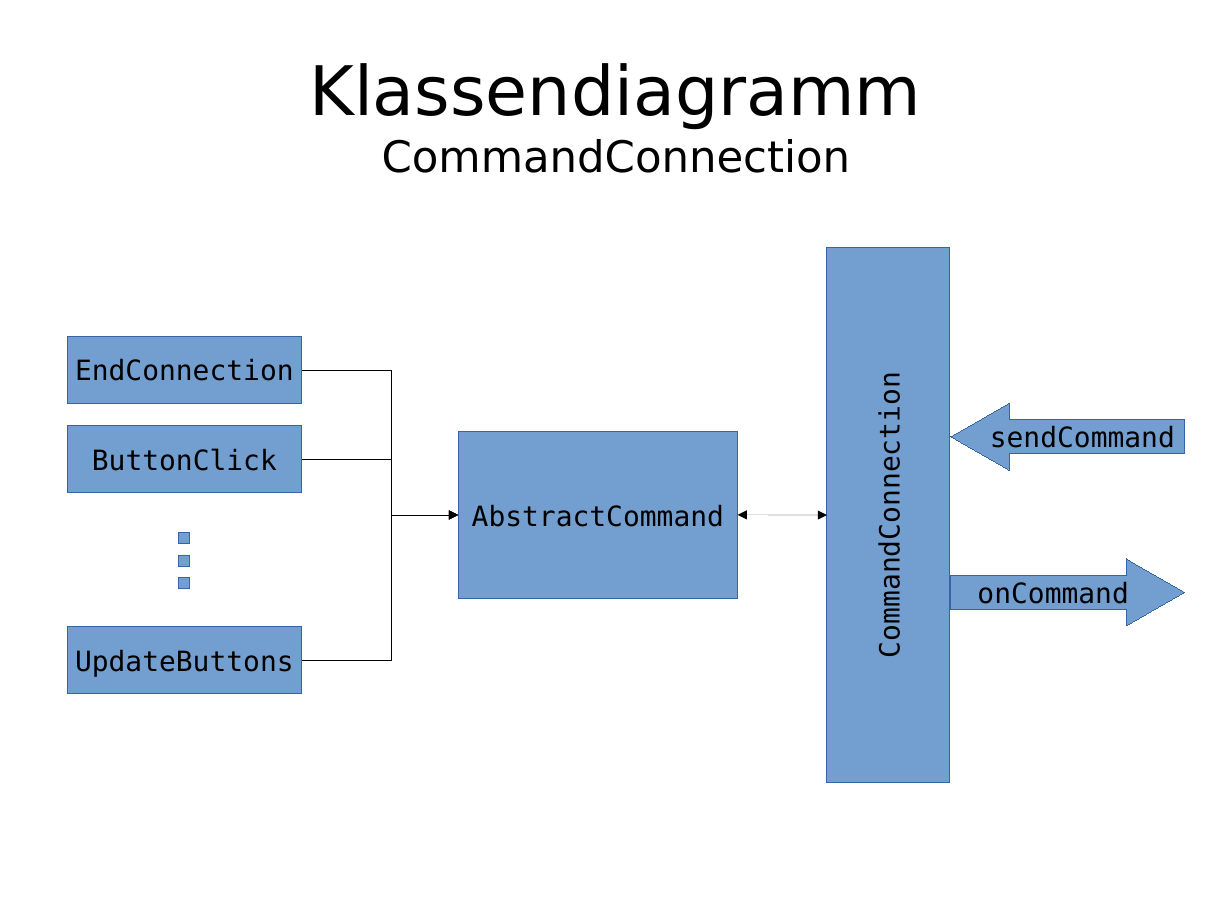
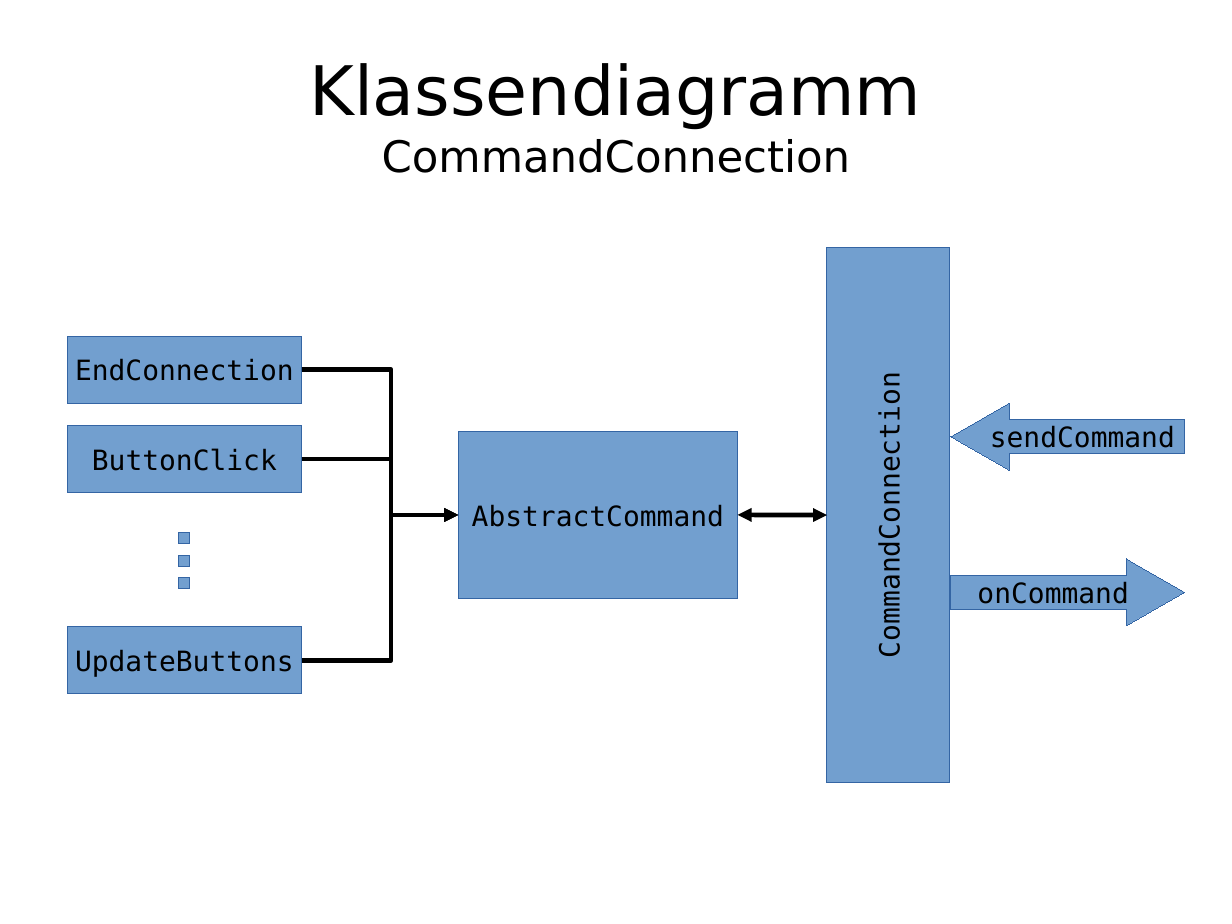
Before and after one commit to enra64/psychic-giggle, a slide deck: slide 14 of zwischenstand anfang dezember.odp (slide 13 before the commit). Drawn at 1232x924 pixels with LibreOffice and Linux fonts; fonts in the diff are those of the drawing. Boxes give left, top, right and bottom in pixels: in the first picture for what was removed or moved away, otherwise in the second. Text is boxed around its words. In the diff, an @@ line names an element or a change of style, - is before the commit and + after.

```diff
--- a/zwischenstand anfang dezember.odp
+++ b/zwischenstand anfang dezember.odp
@@ elbow arrow (302, 370) - (458, 515): stroke #000000 0 pt to #000000 3 pt @@
@@ elbow arrow (302, 459) - (458, 515): stroke #000000 0 pt to #000000 3 pt @@
@@ elbow arrow (302, 661) - (458, 515): stroke #000000 0 pt to #000000 3 pt @@
@@ double arrow (738, 515) - (827, 515): stroke #000000 0 pt to #000000 3 pt @@
```
Also in this commit, not shown: 1 other slide changed, 1 slide added.
